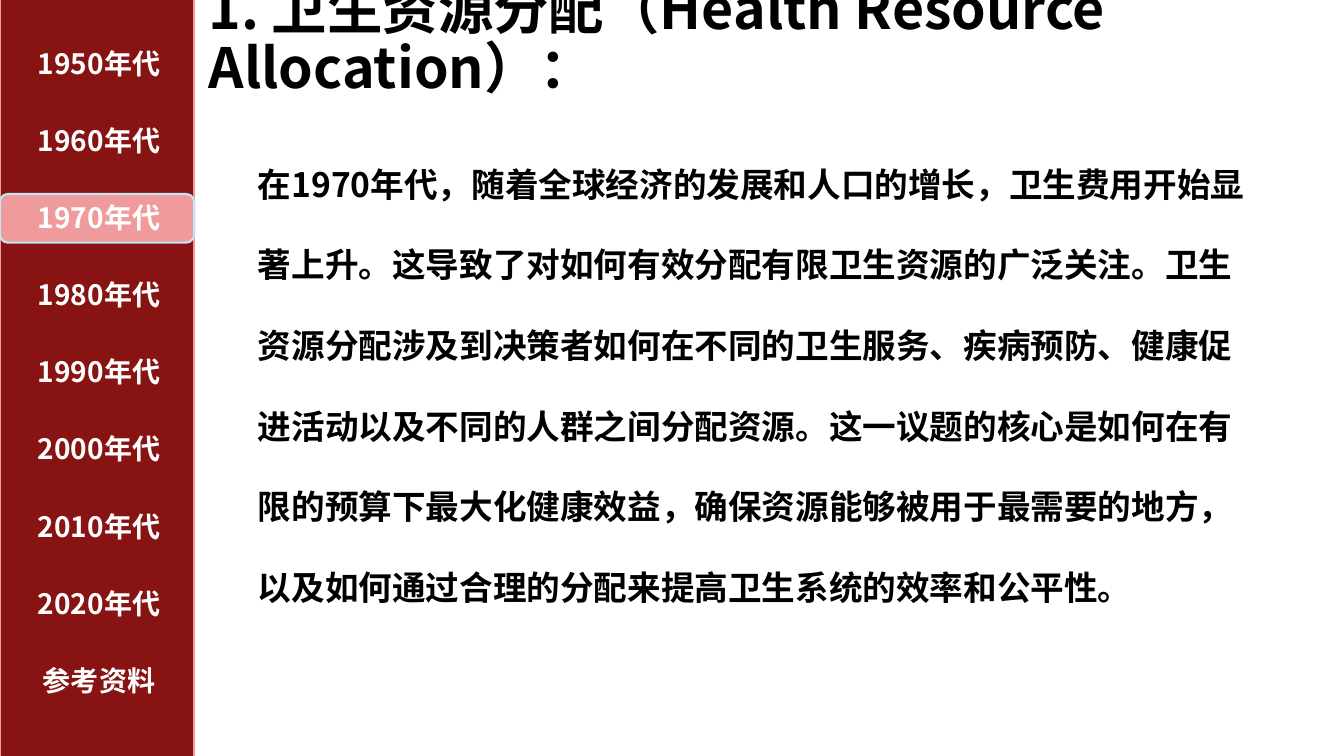
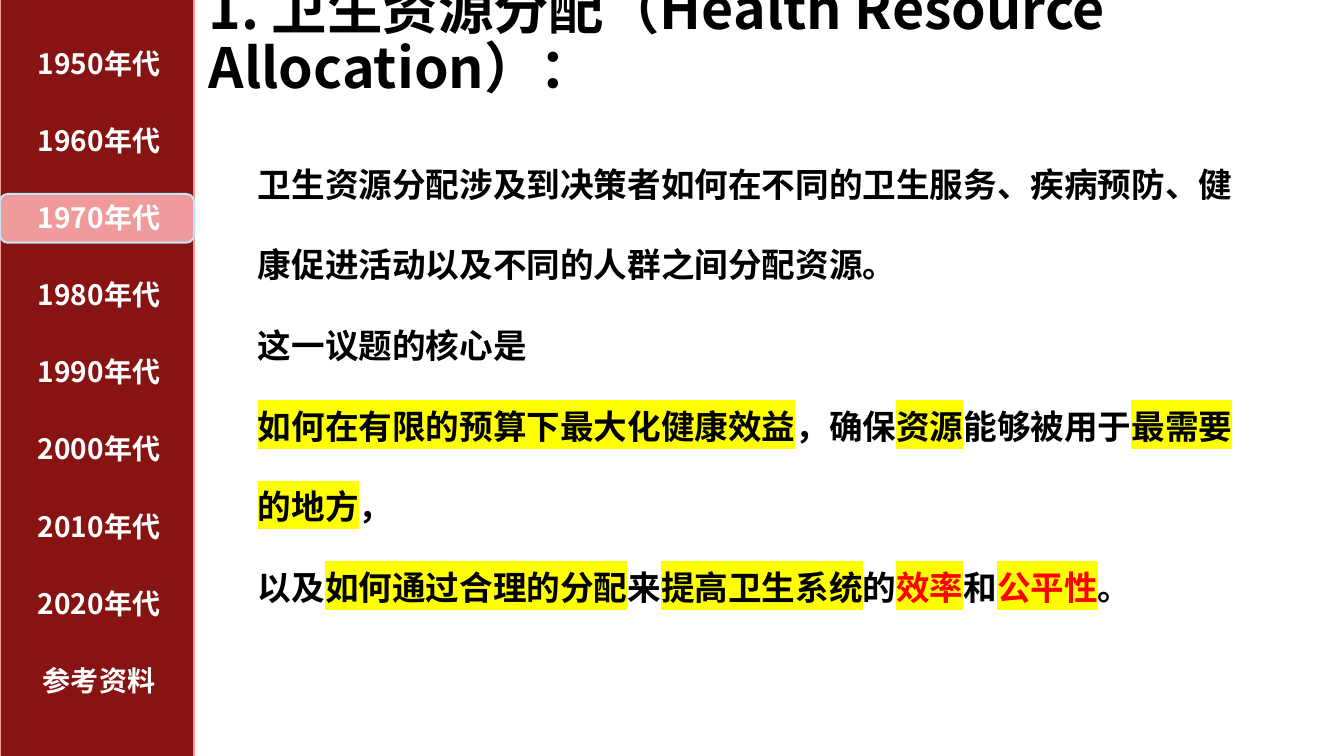
Before and after one commit to Aojiang-code/Aojiang-code.github.io, a slide deck: slide 20 of 05预防专业课/05卫生经济学/01课堂作业/PPT/卫生经济学热点词.pptx (slide 19 before the commit). Drawn at 1344x756 pixels with LibreOffice and Linux fonts; fonts in the diff are those of the drawing. Boxes give left, top, right and bottom in pixels: in the first picture for what was removed or moved away, otherwise in the second. Text is boxed around its words. In the diff, an @@ line names an element or a change of style, - is before the commit and + after.

```diff
--- a/05预防专业课/05卫生经济学/01课堂作业/PPT/卫生经济学热点词.pptx
+++ b/05预防专业课/05卫生经济学/01课堂作业/PPT/卫生经济学热点词.pptx
@@ text at (258, 168, 1232, 609): text changed @@
-在1970年代，随着全球经济的发展和人口的增长，卫生费用开始显著上升。这导致了对如何有效分配有限卫生资源的广泛关注。卫生资源分配涉及到决策者如何在不同的卫生服务、疾病预防、健康促进活动以及不同的人群之间分配资源。这一议题的核心是如何在有限的预算下最大化健康效益，确保资源能够被用于最需要的地方，以及如何通过合理的分配来提高卫生系统的效率和公平性。
+卫生资源分配涉及到决策者如何在不同的卫生服务、疾病预防、健康促进活动以及不同的人群之间分配资源。
+这一议题的核心是
+如何在有限的预算下最大化健康效益，确保资源能够被用于最需要的地方，
+以及如何通过合理的分配来提高卫生系统的效率和公平性。
```
Also in this commit, not shown: 36 other slides changed, 31 slides added, 1 other file.
